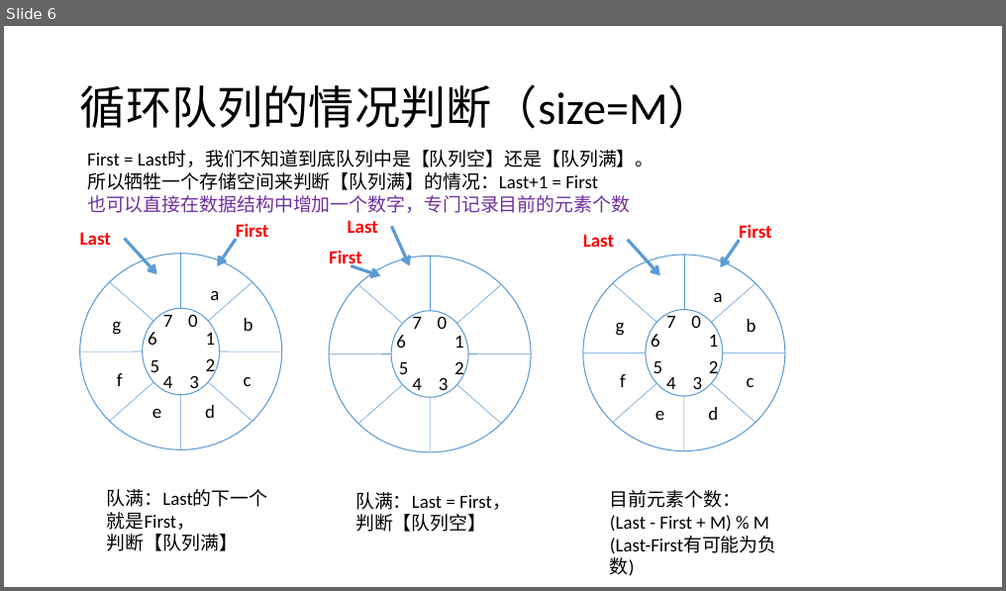
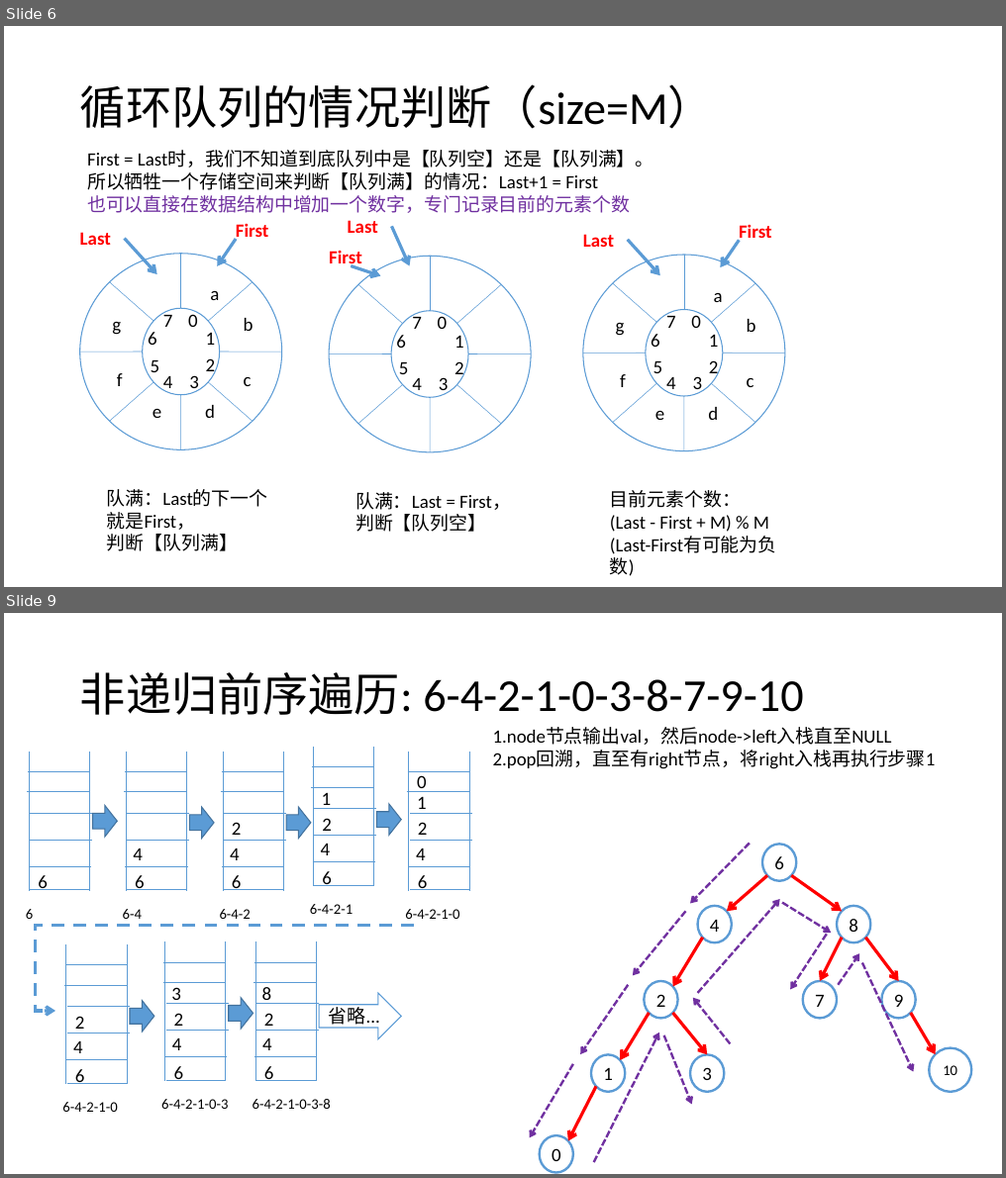
Before and after one commit to Waynefn/cpp_ds_algo, a slide deck: 课件/课件素材.pptx. Shown one above the other, each under a label of ours: slide 6 before the commit, slides 6 and 9 after it; the slides between them are not shown. The pictures are 1006x591 and 1006x1178 pixels, drawn with LibreOffice and Linux fonts; fonts in the diff are those of the drawing. Boxes give left, top, right and bottom in pixels: in the first picture for what was removed or moved away, otherwise in the second. Text is boxed around its words. In the diff, an @@ line names an element or a change of style, - is before the commit and + after.

Commit message:
update ppt

```diff
--- a/课件/课件素材.pptx
+++ b/课件/课件素材.pptx
@@ slide 9 added at (4,613,1002,1174), background #FFFFFF @@
@@ title added at (80,672,803,715), 44 pt, text #000000 @@
+非递归前序遍历: 6-4-2-1-0-3-8-7-9-10
@@ text added at (493,727,936,769), 18 pt, text #000000 @@
+1.node节点输出val，然后node->left入栈直至NULL
+2.pop回溯，直至有right节点，将right入栈再执行步骤1
@@ group added at (405,752,472,919): 8 lines, 6 texts @@
+6-4-2-1-0
+6
+4
+2
+1
+0
@@ group added at (26,752,117,919): 8 lines, 2 texts, 1 right arrow @@
+6
+6
@@ group added at (310,747,402,914): 8 lines, 5 texts, 1 right arrow @@
+6-4-2-1
+6
+4
+2
+1
@@ group added at (123,752,214,919): 8 lines, 3 texts, 1 right arrow @@
+6-4
+6
+4
@@ group added at (220,752,311,919): 8 lines, 4 texts, 1 right arrow @@
+6-4-2
+6
+4
+2
@@ elbow arrow added from (414, 925) to (55, 1011), #5B9BD5 3 pt dashed @@
@@ group added at (530,844,972,1173): 21 arrows, 10 ellipses @@
+6
+4
+8
+2
+3
+7
+9
+1
+10
+0
@@ group added at (161,943,253,1109): 8 lines, 5 texts, 1 right arrow @@
+6-4-2-1-0-3
+6
+4
+2
+3
@@ group added at (252,943,402,1109): 8 lines, 5 texts, 1 right arrow @@
+6-4-2-1-0-3-8
+6
+省略...
+4
+2
+8
@@ group added at (62,946,154,1112): 8 lines, 4 texts, 1 right arrow @@
+6-4-2-1-0
+6
+4
+2
```
Also in this commit, not shown: 3 other slides added, 7 other files.
